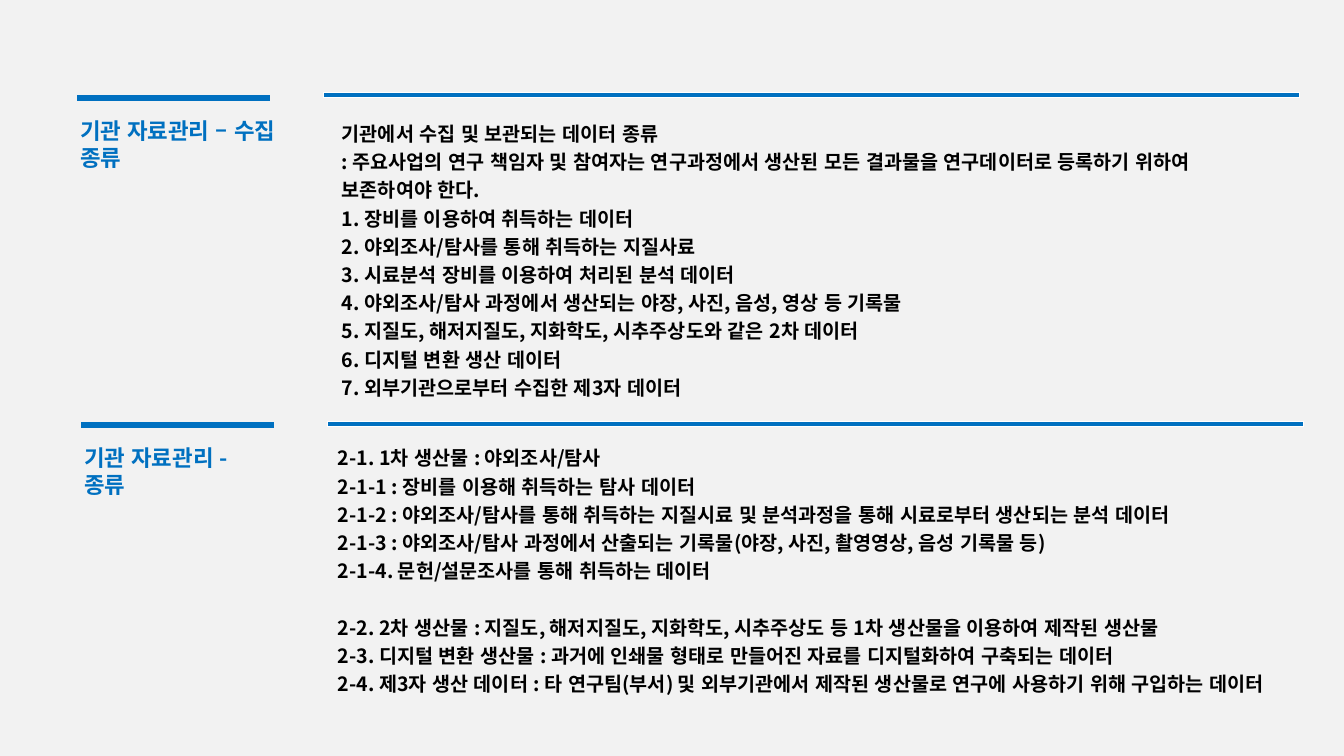
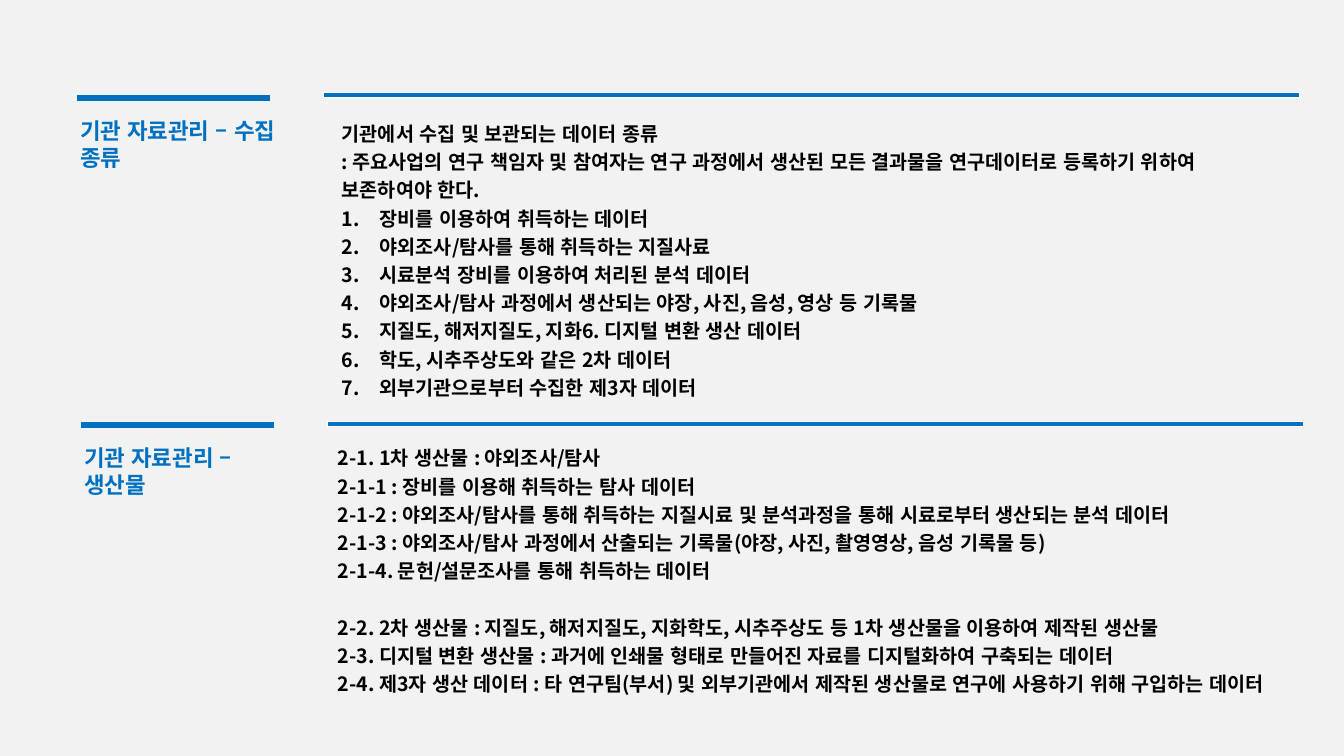
Before and after one commit to FL3Xxxx/kigm, a slide deck: slide 5 of DataMangementPlan.pptx (slide 4 before the commit). Drawn at 1344x756 pixels with LibreOffice and Linux fonts; fonts in the diff are those of the drawing. Boxes give left, top, right and bottom in pixels: in the first picture for what was removed or moved away, otherwise in the second. Text is boxed around its words. In the diff, an @@ line names an element or a change of style, - is before the commit and + after.

```diff
--- a/DataMangementPlan.pptx
+++ b/DataMangementPlan.pptx
@@ text at [342,152,1195,397]: text changed @@
-: 주요사업의 연구 책임자 및 참여자는 연구과정에서 생산된 모든 결과물을 연구데이터로 등록하기 위하여 보존하여야 한다.
-1. 장비를 이용하여 취득하는 데이터
-2. 야외조사/탐사를 통해 취득하는 지질사료
-3. 시료분석 장비를 이용하여 처리된 분석 데이터
-4. 야외조사/탐사 과정에서 생산되는 야장, 사진, 음성, 영상 등 기록물
-5. 지질도, 해저지질도, 지화학도, 시추주상도와 같은 2차 데이터
-6. 디지털 변환 생산 데이터
-7. 외부기관으로부터 수집한 제3자 데이터
+: 주요사업의 연구 책임자 및 참여자는 연구 과정에서 생산된 모든 결과물을 연구데이터로 등록하기 위하여 보존하여야 한다.
+1. 장비를 이용하여 취득하는 데이터
+2. 야외조사/탐사를 통해 취득하는 지질사료
+3. 시료분석 장비를 이용하여 처리된 분석 데이터
+4. 야외조사/탐사 과정에서 생산되는 야장, 사진, 음성, 영상 등 기록물
+5. 지질도, 해저지질도, 지화6. 디지털 변환 생산 데이터
+6. 학도, 시추주상도와 같은 2차 데이터
+7. 외부기관으로부터 수집한 제3자 데이터
@@ text at [84,447,213,495]: text changed @@
-기관 자료관리 - 종류
+기관 자료관리 – 생산물
```
Also in this commit, not shown: 9 other slides changed, 6 slides added, 1 slide removed, 1 other file.
